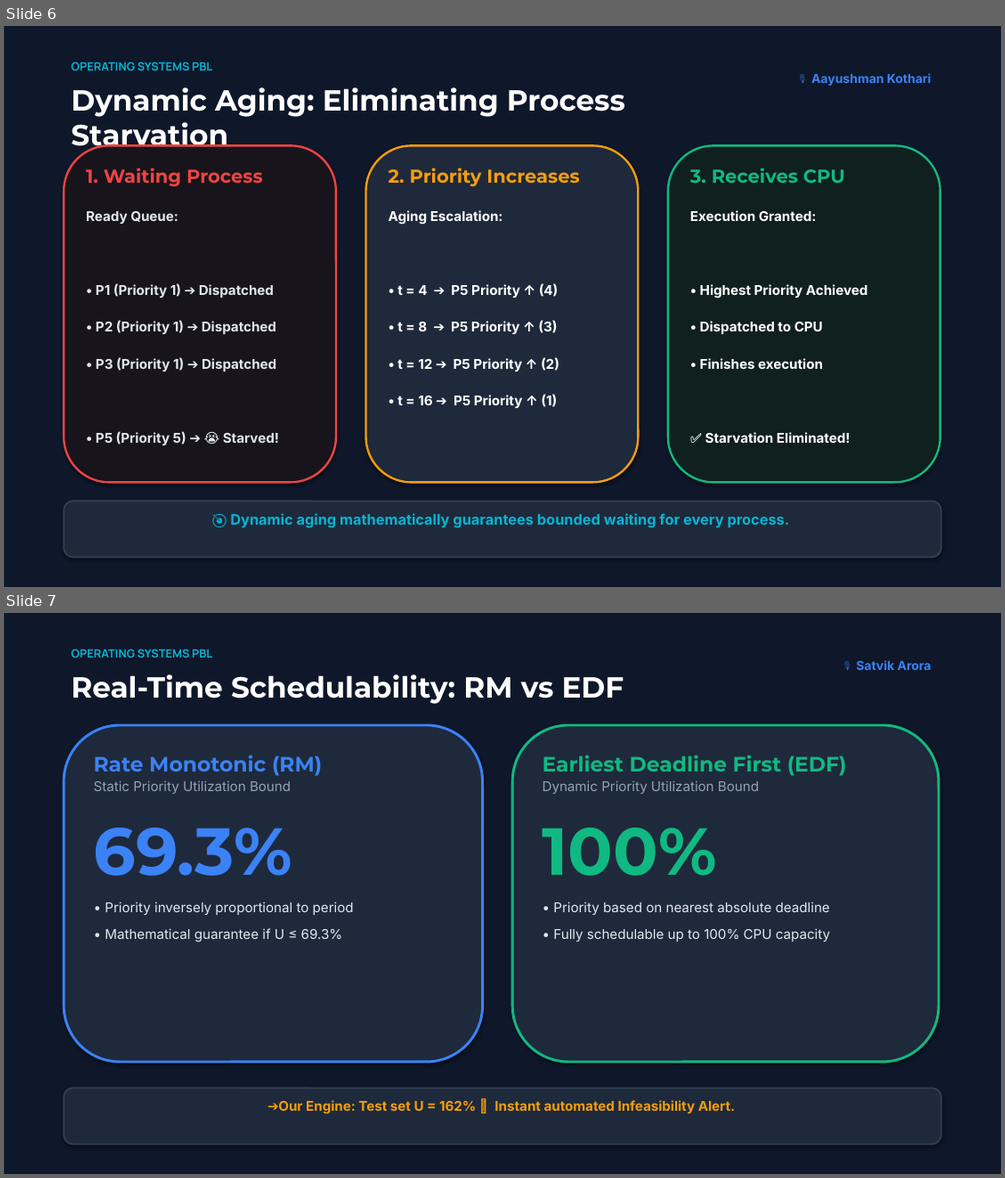
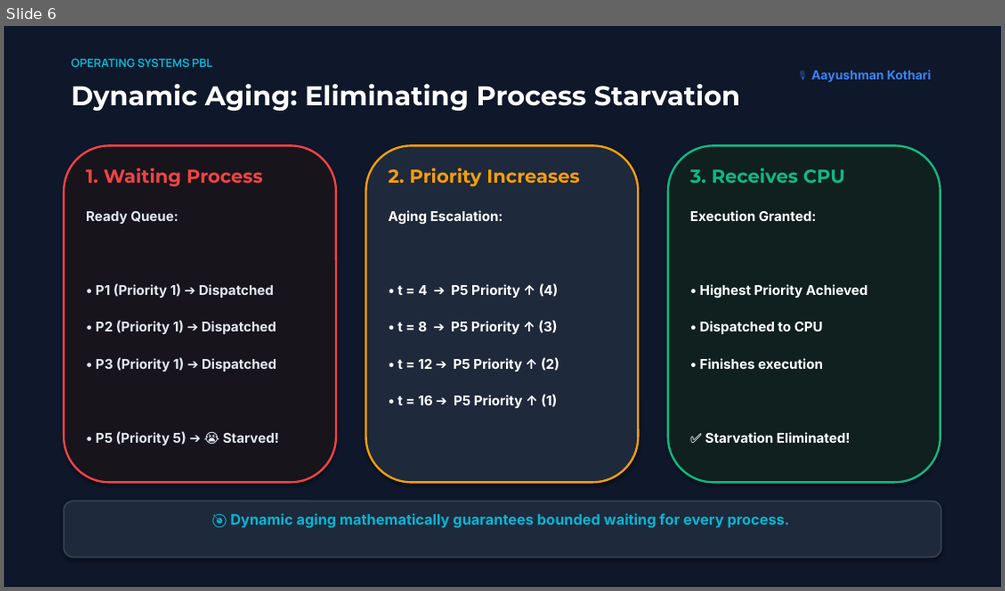
Before and after one commit to SPARSHsrihero1/OS-PBL-CPU-Scheduler, a slide deck: OS_PBL_Presentation_Deck.pptx. Shown one above the other, each under a label of ours: slides 6 and 7 before the commit, slide 6 after it. The pictures are 1005x1178 and 1005x591 pixels, drawn with LibreOffice and Linux fonts; fonts in the diff are those of the drawing. Boxes give left, top, right and bottom in pixels: in the first picture for what was removed or moved away, otherwise in the second. Text is boxed around its words. In the diff, an @@ line names an element or a change of style, - is before the commit and + after.

Commit message:
Make software screenshots the hero: embed real Streamlit UI, actual RM/EDF results, and real benchmark plots into PPTX

```diff
--- a/OS_PBL_Presentation_Deck.pptx
+++ b/OS_PBL_Presentation_Deck.pptx
@@ slide 7 removed at <box>4,613,1001,1174</box>, background #FFFFFF @@
@@ rectangle removed at <box>4,613,1001,1174</box> @@
@@ text removed at <box>71,649,212,657</box> @@
-OPERATING SYSTEMS PBL
@@ text removed at <box>856,660,931,670</box> @@
-🎙️ Satvik Arora
@@ text removed at <box>71,674,624,704</box> @@
-Real-Time Schedulability: RM vs EDF
@@ rounded rectangle removed at <box>64,725,483,1062</box> @@
@@ rounded rectangle removed at <box>512,725,938,1062</box> @@
@@ text removed at <box>94,755,354,942</box> @@
-Rate Monotonic (RM)
-Static Priority Utilization Bound
-69.3%
-• Priority inversely proportional to period
-• Mathematical guarantee if U ≤ 69.3%
@@ text removed at <box>542,755,847,941</box> @@
-Earliest Deadline First (EDF)
-Dynamic Priority Utilization Bound
-100%
-• Priority based on nearest absolute deadline
-• Fully schedulable up to 100% CPU capacity
@@ rounded rectangle removed at <box>64,1088,941,1144</box> @@
@@ text removed at <box>278,1100,735,1114</box> @@
-🔬 Our Engine: Test set U = 162% ➔ Instant automated Infeasibility Alert.
@@ slide 6 changed as well @@
@@ text "OPERATING SYSTEMS PBL": place and size @@
-text "OPERATING SYSTEMS PBL" at <box>71,62,212,70</box>
+text "OPERATING SYSTEMS PBL" at <box>71,58,212,67</box>
@@ text "Dynamic Aging: Eliminating Process Starvation" at <box>71,84,740,111</box>: size 28 to 26 pt @@
@@ text "🎙️ Aayushman Kothari": place and size @@
-text "🎙️ Aayushman Kothari" at <box>811,73,931,86</box>
+text "🎙️ Aayushman Kothari" at <box>811,70,931,82</box>
```
Also in this commit, not shown: 6 other slides changed, 3 slides added, 2 other slides removed, 2 other files.
